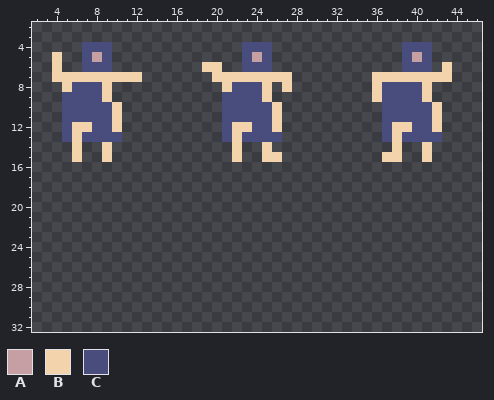
File history of a pixel-art sprite, Sprite/TestEnemy.png. The picture above is the old version.
The file is 48x48 pixels. Shown: x 2..46, y 2..32.
Palette (. is transparent): A #c69fa5  B #f2d3ab  C #494d7e
Pixels before, first column x 4:
 4 ...CCC.............CCC.............CCC..
 5 B..CAC.............CAC.............CAC..
 6 B..CCC.........BB..CCC.............CCC.B
 7 BBBBBBBBB.......BBBBBBBB........BBBBBBBB
 8 .BCCCB...........BCCCB.B........BCCCCB..
 9 .CCCCB...........CCCCB..........BCCCCB..
10 .CCCCCB..........CCCCCB..........CCCCCB.
11 .CCCCCB..........CCCCCB..........CCCCCB.
12 .CBBCCB..........CBBCCB..........CBBCCB.
13 .CBCCCC..........CBCCCC..........CBCCCC.
14 ..B..B............B..B............B..B..
15 ..B..B............B..BB..........BB..B..
The same view after the edit:
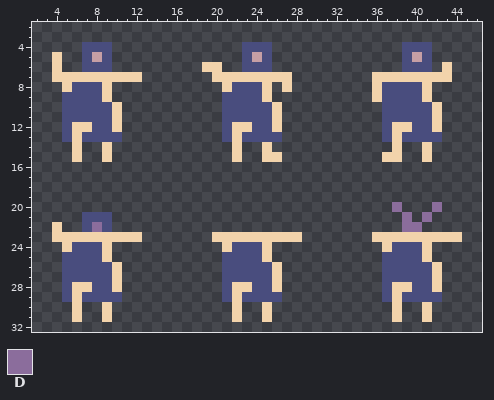
Colours new in this view: D #8b6d9c
Difference:
{"y":20,"x":38,"old":".","new":"D"}
{"y":20,"x":42,"old":".","new":"D"}
{"y":21,"x":7,"old":"...","new":"CCC"}
{"y":21,"x":39,"old":".","new":"D"}
{"y":21,"x":41,"old":".","new":"D"}
{"y":22,"x":4,"old":".","new":"B"}
{"y":22,"x":7,"old":"...","new":"CDC"}
{"y":22,"x":39,"old":"..","new":"DD"}
{"y":23,"x":4,"old":".........","new":"BBBBBBBBB"}
{"y":23,"x":20,"old":".........","new":"BBBBBBBBB"}
{"y":23,"x":36,"old":".........","new":"BBBBBBBBB"}
{"y":24,"x":5,"old":".....","new":"BCCCB"}
{"y":24,"x":21,"old":".....","new":"BCCCB"}
{"y":24,"x":37,"old":".....","new":"BCCCB"}
{"y":25,"x":5,"old":".....","new":"CCCCB"}
{"y":25,"x":21,"old":".....","new":"CCCCB"}
{"y":25,"x":37,"old":".....","new":"CCCCB"}
{"y":26,"x":5,"old":"......","new":"CCCCCB"}
{"y":26,"x":21,"old":"......","new":"CCCCCB"}
{"y":26,"x":37,"old":"......","new":"CCCCCB"}
{"y":27,"x":5,"old":"......","new":"CCCCCB"}
{"y":27,"x":21,"old":"......","new":"CCCCCB"}
{"y":27,"x":37,"old":"......","new":"CCCCCB"}
{"y":28,"x":5,"old":"......","new":"CBBCCB"}
{"y":28,"x":21,"old":"......","new":"CBBCCB"}
{"y":28,"x":37,"old":"......","new":"CBBCCB"}
{"y":29,"x":5,"old":"......","new":"CBCCCC"}
{"y":29,"x":21,"old":"......","new":"CBCCCC"}
{"y":29,"x":37,"old":"......","new":"CBCCCC"}
{"y":30,"x":6,"old":".","new":"B"}
{"y":30,"x":9,"old":".","new":"B"}
{"y":30,"x":22,"old":".","new":"B"}
{"y":30,"x":25,"old":".","new":"B"}
{"y":30,"x":38,"old":".","new":"B"}
{"y":30,"x":41,"old":".","new":"B"}
{"y":31,"x":6,"old":".","new":"B"}
{"y":31,"x":9,"old":".","new":"B"}
{"y":31,"x":22,"old":".","new":"B"}
{"y":31,"x":25,"old":".","new":"B"}
{"y":31,"x":38,"old":".","new":"B"}
{"y":31,"x":41,"old":".","new":"B"}
{"label":"added","picture_box":[372,202,462,322]}
{"label":"added","picture_box":[52,212,142,322]}
{"label":"added","picture_box":[212,232,302,322]}
